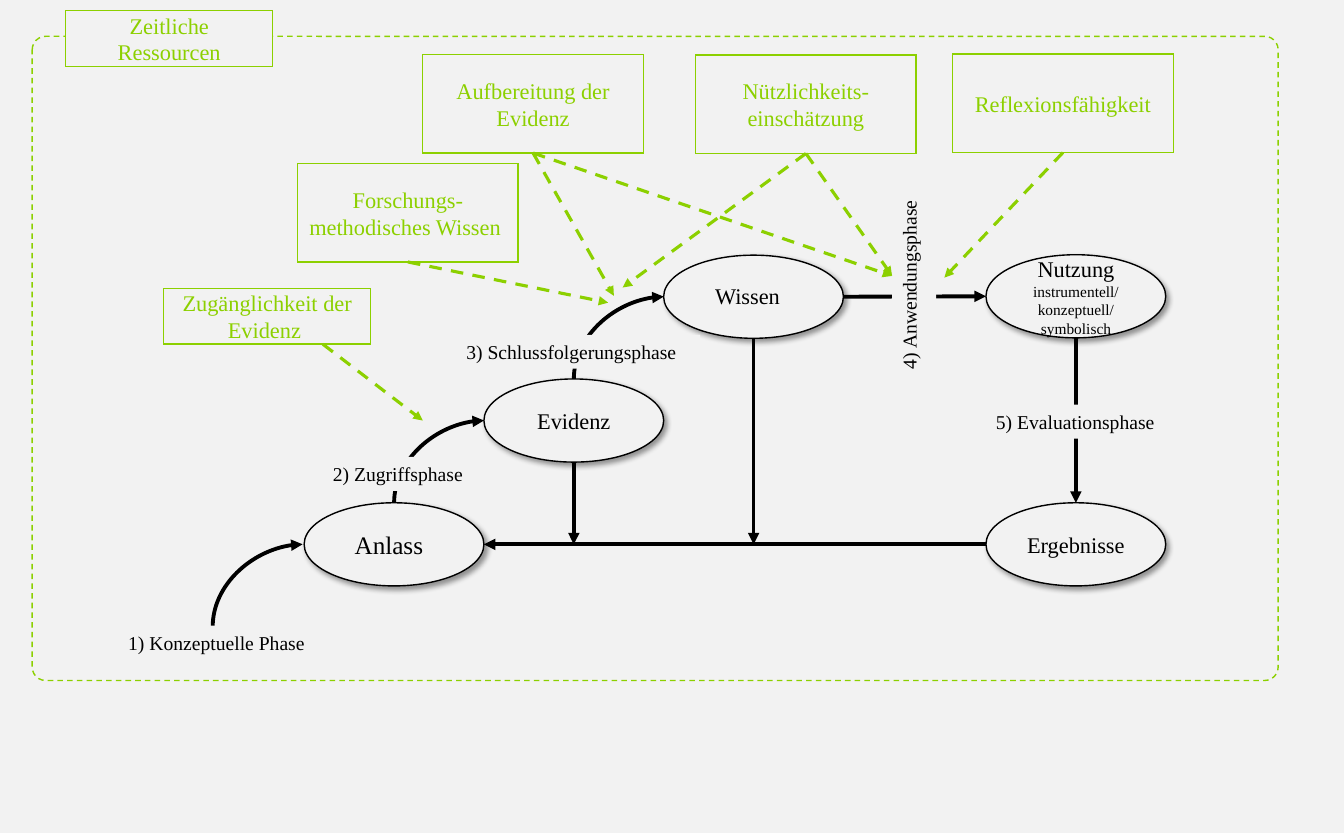
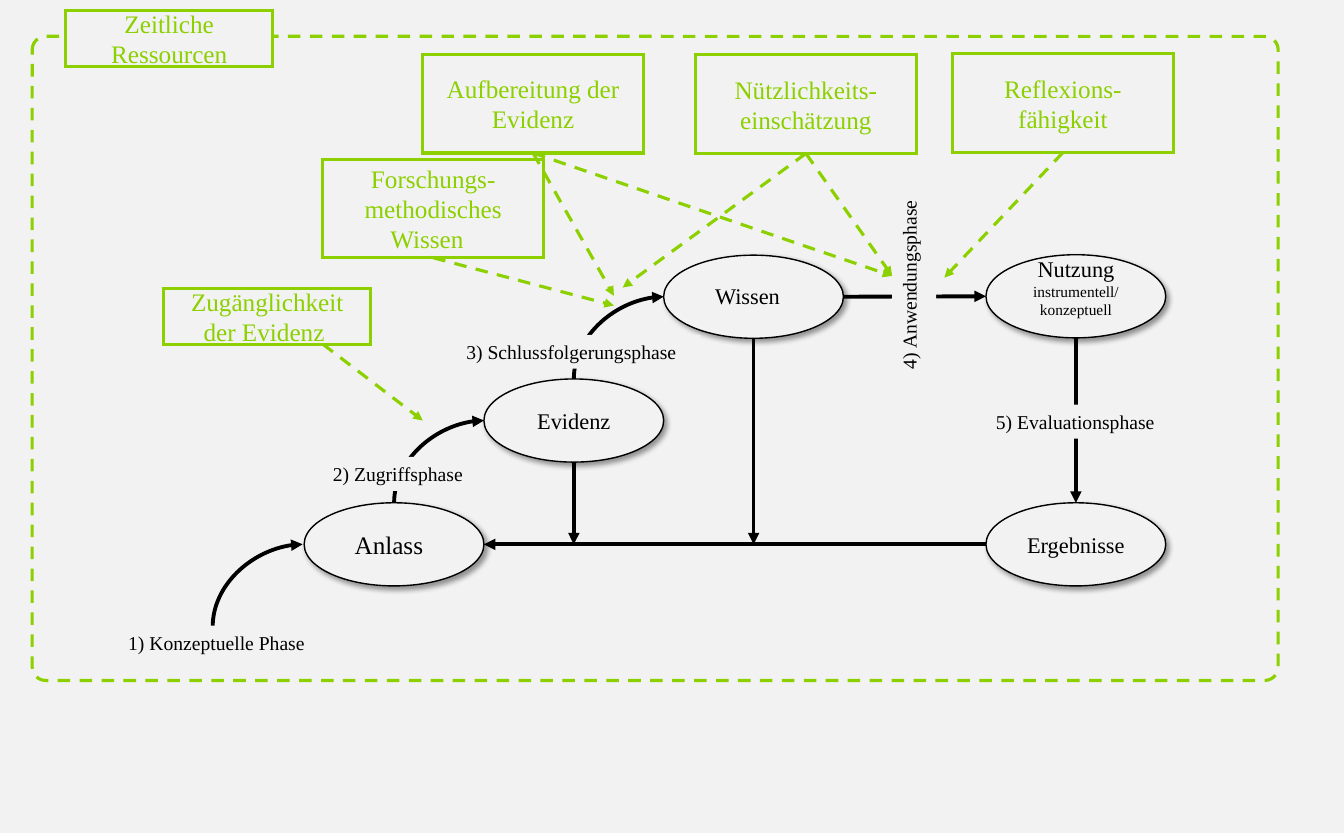
Before and after one commit to kirstinschmidt/GEBF_2025, a slide deck: slide 7 of img/Groß_Ophoff et al (2023)_adapted.pptx (slide 6 before the commit). Drawn at 1344x833 pixels with LibreOffice and Linux fonts; fonts in the diff are those of the drawing. Boxes give left, top, right and bottom in pixels: in the first picture for what was removed or moved away, otherwise in the second. Text is boxed around its words. In the diff, an @@ line names an element or a change of style, - is before the commit and + after.

```diff
--- a/img/Groß_Ophoff et al (2023)_adapted.pptx
+++ b/img/Groß_Ophoff et al (2023)_adapted.pptx
@@ rounded rectangle at box(32, 36, 1278, 681): outline #8CD000 1 pt dashed to #8CD000 2.25 pt dashed @@
@@ rectangle "Reflexions-fähigkeit" at box(953, 53, 1174, 152): outline #8CD000 1 pt to #8CD000 2.25 pt @@
@@ text in rectangle at box(1004, 80, 1121, 134): text changed; size 16 to 18 pt @@
-Reflexionsfähigkeit
+Reflexions-fähigkeit
@@ size 16 to 18 pt; outline #8CD000 1 pt to #8CD000 2.25 pt in 5 elements at box(163, 288, 370, 344), box(422, 54, 643, 153), box(696, 54, 917, 153), box(66, 11, 272, 67), box(323, 159, 543, 258) @@
@@ rectangle "Forschungs-methodisches Wissen": place and size @@
-rectangle "Forschungs-methodisches Wissen" at box(297, 163, 518, 262)
+rectangle "Forschungs-methodisches Wissen" at box(323, 159, 543, 258)
@@ arrow moved from (408, 262) - (608, 302) to (434, 258) - (614, 306) @@
@@ text at box(1040, 304, 1112, 319): text changed @@
-konzeptuell/
-symbolisch
+konzeptuell
```
Also in this commit, not shown: 5 other slides changed, 1 slide added, 22 other files.
